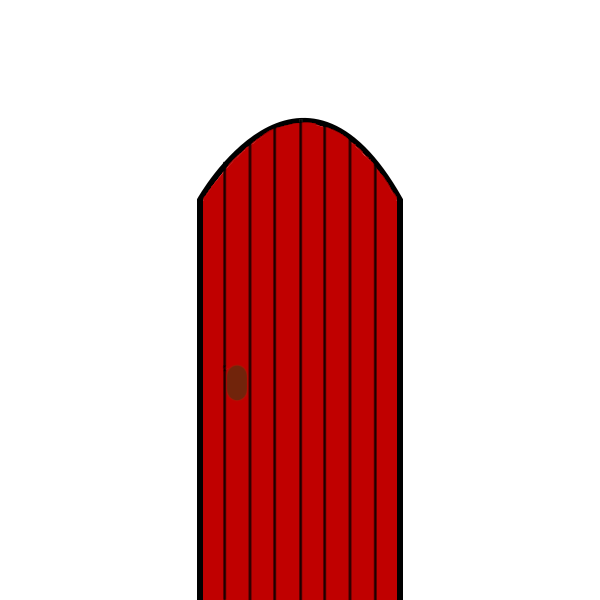
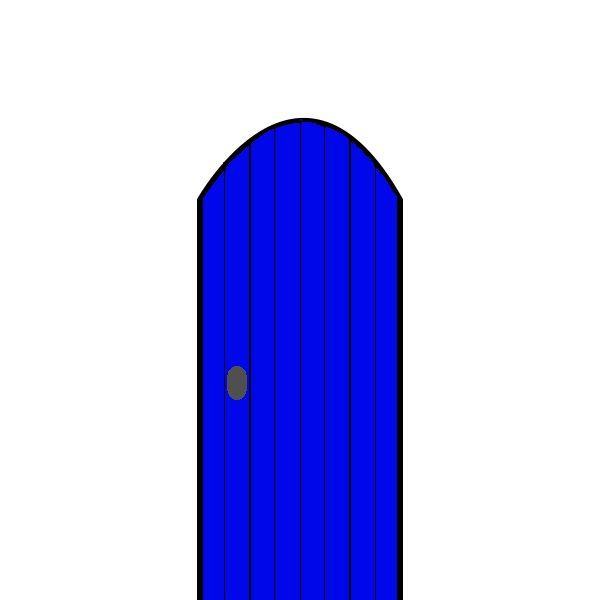
Layer changes from the first 600x600 image to the second:
painted on "Background" over [203, 122, 397, 600]
